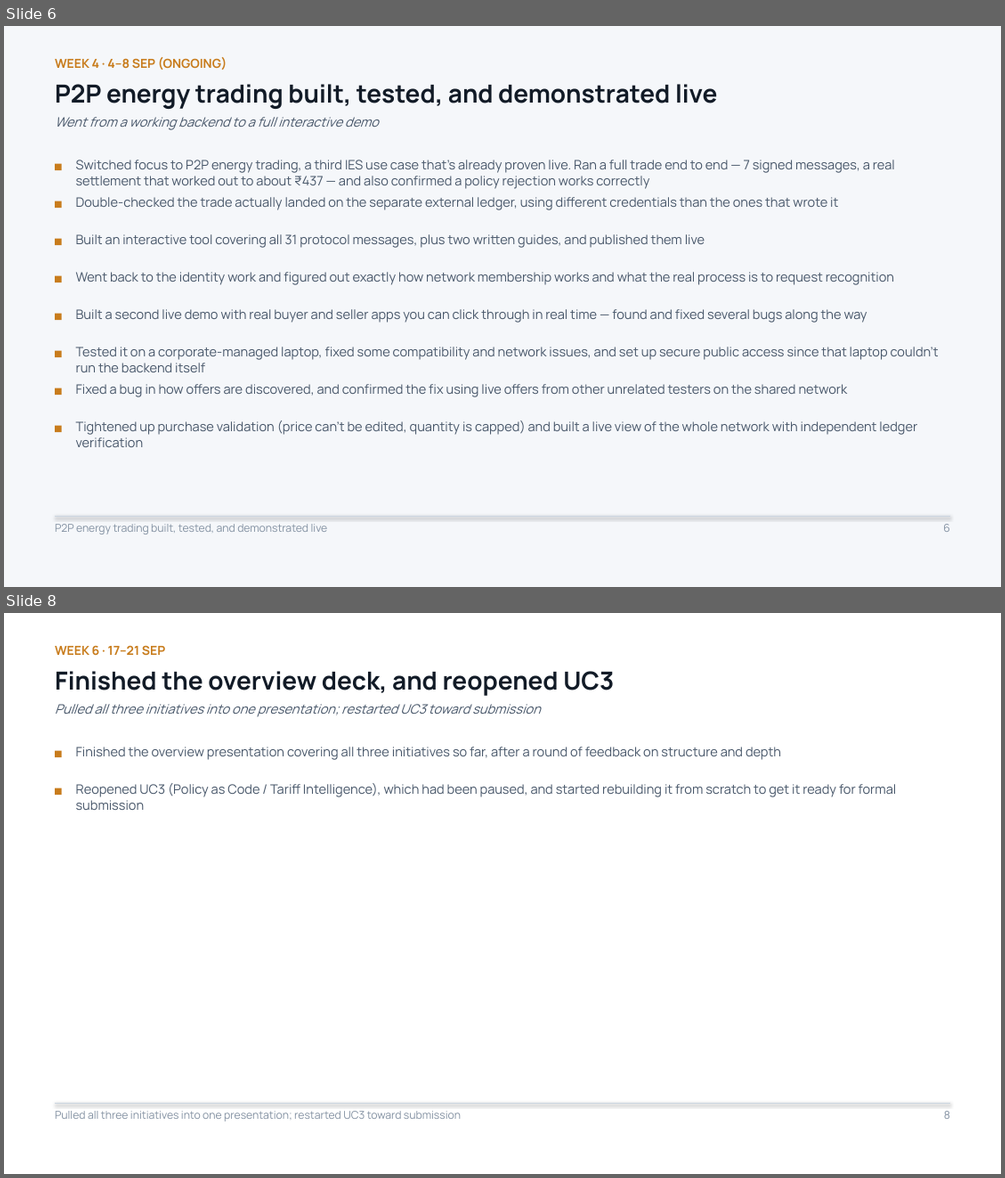
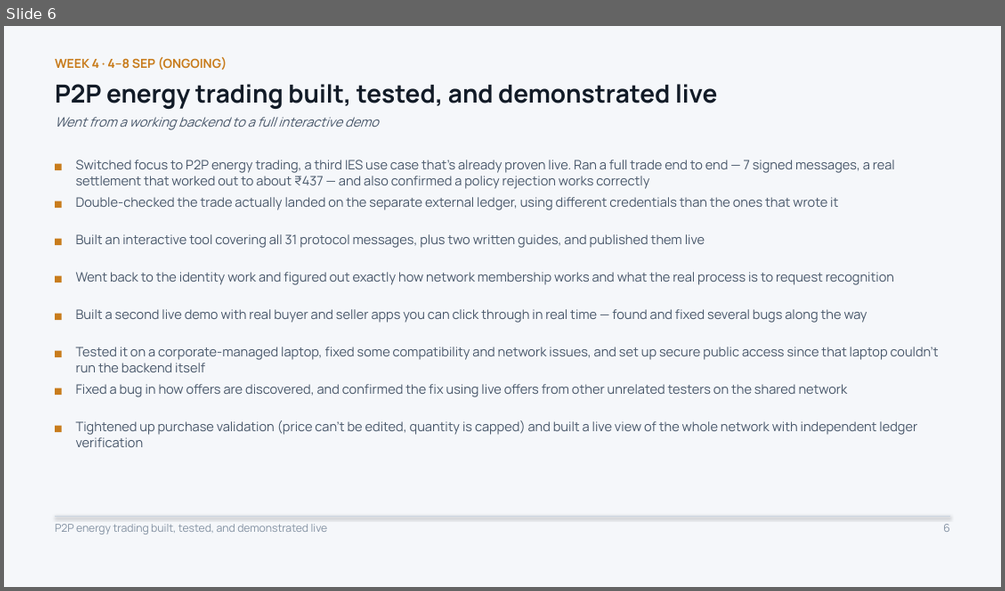
Before and after one commit to Sanjay-dev22/personal-deg, a slide deck: work-record/DEG-IES-Work-Record.pptx. Shown one above the other, each under a label of ours: slides 6 and 8 before the commit, slide 6 after it; the slides between them are not shown. The pictures are 1005x1178 and 1005x591 pixels, drawn with LibreOffice and Linux fonts; fonts in the diff are those of the drawing. Boxes give left, top, right and bottom in pixels: in the first picture for what was removed or moved away, otherwise in the second. Text is boxed around its words. In the diff, an @@ line names an element or a change of style, - is before the commit and + after.

```diff
--- a/work-record/DEG-IES-Work-Record.pptx
+++ b/work-record/DEG-IES-Work-Record.pptx
@@ slide 8 removed at (4, 613, 1001, 1174), background #FFFFFF @@
@@ text removed at (55, 645, 165, 656) @@
-WEEK 6 · 17–21 SEP
@@ text removed at (55, 671, 614, 696) @@
-Finished the overview deck, and reopened UC3
@@ text removed at (55, 704, 541, 717) @@
-Pulled all three initiatives into one presentation; restarted UC3 toward submission
@@ rectangle removed at (55, 751, 62, 757) @@
@@ text removed at (76, 747, 781, 760) @@
-Finished the overview presentation covering all three initiatives so far, after a round of feedback on structure and depth
@@ rectangle removed at (55, 788, 62, 795) @@
@@ text removed at (76, 783, 897, 810) @@
-Reopened UC3 (Policy as Code / Tariff Intelligence), which had been paused, and started rebuilding it from scratch to get it ready for formal submission
@@ line removed from (55, 1103) to (950, 1103) @@
@@ text removed at (55, 1111, 461, 1121) @@
-Pulled all three initiatives into one presentation; restarted UC3 toward submission
@@ text removed at (944, 1111, 950, 1119) @@
-8
```
Also in this commit, not shown: 5 slides changed, 1 slide added.
